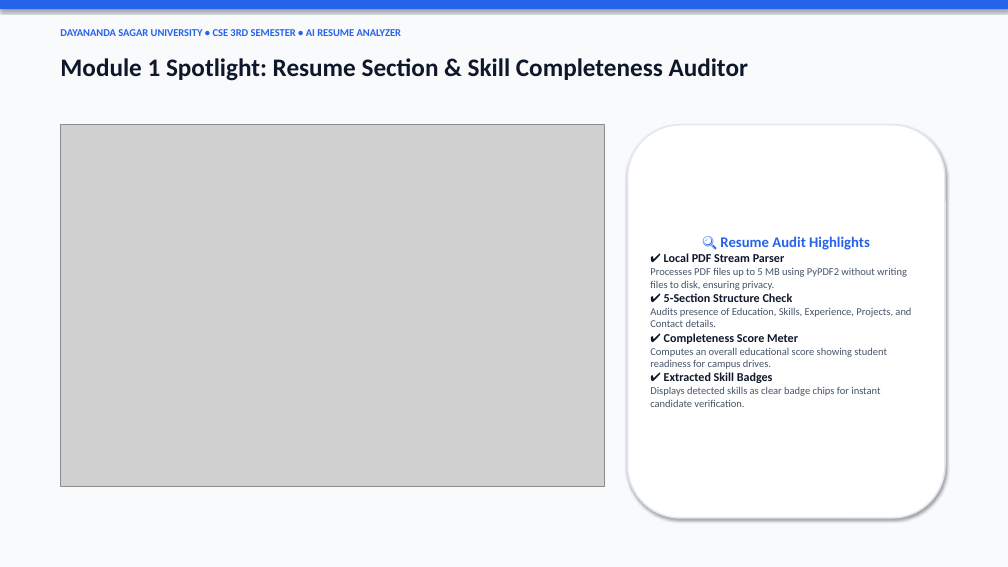
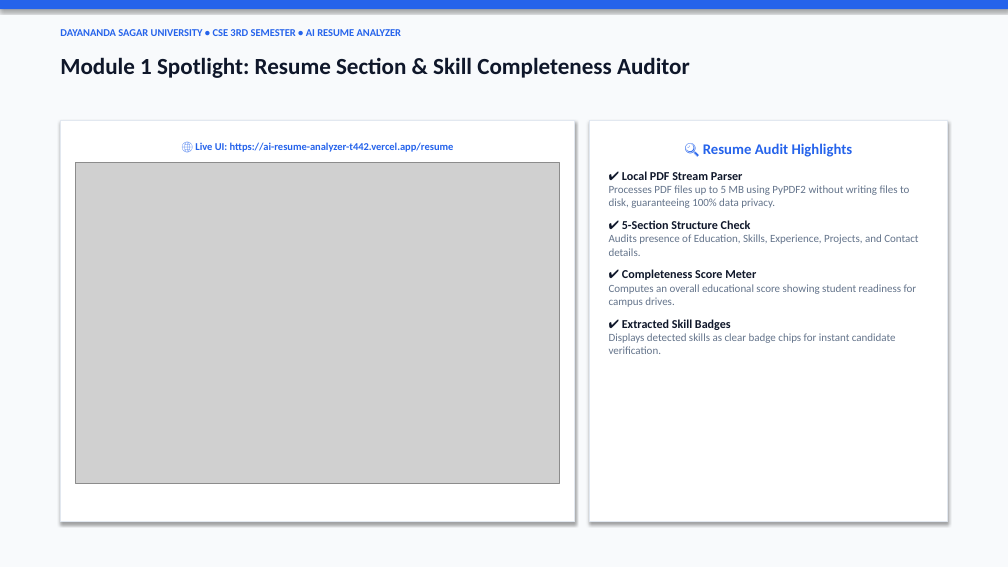
Before and after one commit to geetesh525-glitch/campus-ai-project-assistant, a slide deck: slide 6 of resume_analyzer_project/AI_Resume_Analyzer_Presentation.pptx. Drawn at 1008x567 pixels with LibreOffice and Linux fonts; fonts in the diff are those of the drawing; grey boxes stand for pictures. Boxes give left, top, right and bottom in pixels: in the first picture for what was removed or moved away, otherwise in the second. Text is boxed around its words. In the diff, an @@ line names an element or a change of style, - is before the commit and + after.

Commit message:
Fix slide alignment, top anchoring, background consistency and layout for slides 5-10

```diff
--- a/resume_analyzer_project/AI_Resume_Analyzer_Presentation.pptx
+++ b/resume_analyzer_project/AI_Resume_Analyzer_Presentation.pptx
@@ text "Module 1 Spotlight: Resume Section ..." at (60, 57, 690, 78): size 24 to 22 pt @@
@@ rectangle added at (60, 121, 575, 522), fill #FFFFFF, outline #E2E8F0 1 pt, 10 pt, text #2563EB, bold @@
+🌐 Live UI: https://ai-resume-analyzer-t442.vercel.app/resume
@@ rectangle "🔍 Resume Audit Highlights": place and size @@
-rectangle "🔍 Resume Audit Highlights" at (628, 125, 945, 518)
+rectangle "🔍 Resume Audit Highlights" at (590, 121, 948, 522)
@@ rectangle "🔍 Resume Audit Highlights" at (590, 121, 948, 522): vertical alignment middle to top; rounded rectangle to rectangle; outline #E2E8F0 1.5 pt to #E2E8F0 1 pt @@
@@ text in rectangle at (609, 143, 918, 354): size 10 to 10.5 pt, text colour #475569 to #64748B in "Audits presence of Education, Skills, Experience, Projects, ...", "Computes an overall educational score showing student ...", "Displays detected skills as clear badge chips ..."; more space between paragraphs @@
@@ picture: place and size @@
-picture at (60, 125, 605, 486)
+picture at (76, 163, 560, 484)
@@ text in rectangle at (609, 185, 909, 208): text changed; size 10 to 10.5 pt; text colour #475569 to #64748B @@
-Processes PDF files up to 5 MB using PyPDF2 without writing files to disk, ensuring privacy.
+Processes PDF files up to 5 MB using PyPDF2 without writing files to disk, guaranteeing 100% data privacy.
```
Also in this commit, not shown: 9 other slides changed, 2 other files.
